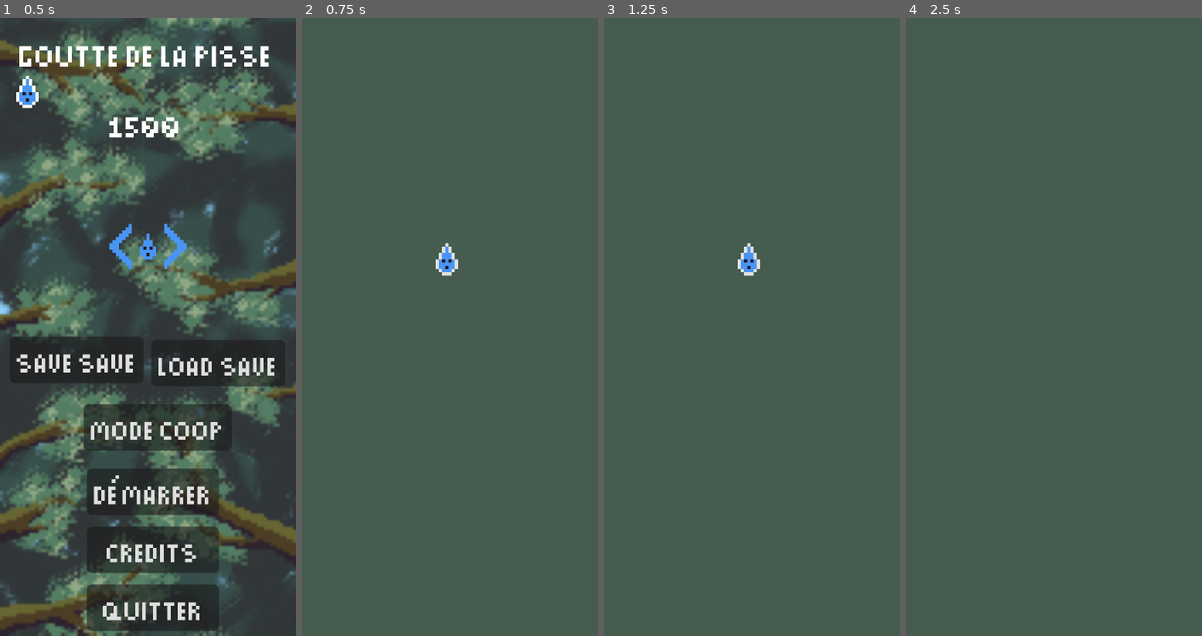
Above: before the commit, frames 1-4 (left to right).
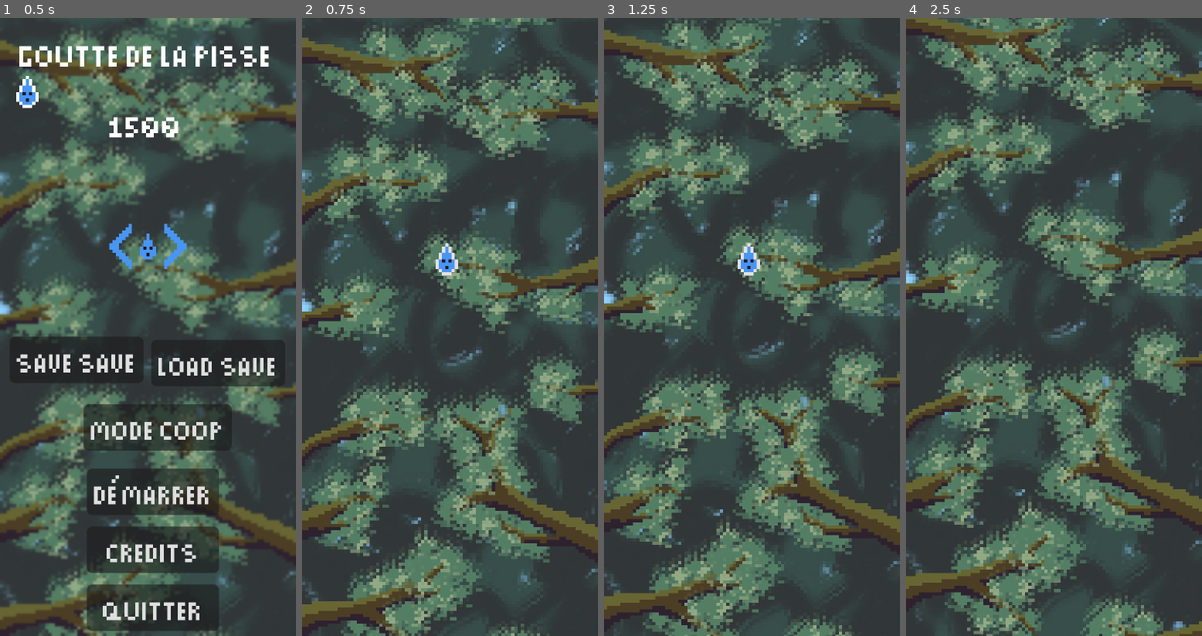
Above: after the commit, the same moments.

Repository: BrokHoly/gamejam_goutte
Game: Godot game, scene res://menu/menu.tscn
Two runs of this game, one before a commit and one after it. Both use one fixed random seed, a clock stepped at 60 frames per second and the inputs below.
Inputs:
- Up to frame 1 (0.5 s): no input
- Up to frame 2 (0.75 s): click "démarrer" at 0.5 s
- Up to frame 3 (1.25 s): no input
- Up to frame 4 (2.5 s): hold Right (move_right) 1.28-2.03 s; tap Q (toggle_ice) at 1.35 s; hold Down (move_down) from 2.03 s (still down); tap E (toggle_snow) at 2.1 s

Frame 1 is identical in both runs. In frame 2, 74% of the frame differs, in the area x 0-100%, y 0-100%; in frame 3, 74%; in frame 4, 75%.

Commit message:
Omg Paralax #Immersion

Diff:
--- a/levels/level_0.tscn
+++ b/levels/level_0.tscn
@@ -2,29 +2,19 @@
 
 [ext_resource type="Script" uid="uid://dgcafqukaoyo7" path="res://levels/level.gd" id="1_823pn"]
 [ext_resource type="PackedScene" uid="uid://oft3ky210837" path="res://player/drop.tscn" id="1_eus5j"]
+[ext_resource type="Texture2D" uid="uid://douqq14xebfhb" path="res://Assets/Sprites/Background/fond.png" id="3_iss0w"]
 
 [node name="Level0" type="Node2D" unique_id=1454019866]
 script = ExtResource("1_823pn")
 
-[node name="Container" type="Control" parent="." unique_id=919447046]
-custom_minimum_size = Vector2(92, 256)
-layout_mode = 3
-anchors_preset = 15
-anchor_right = 1.0
-anchor_bottom = 1.0
-offset_right = 92.0
-offset_bottom = 256.0
-grow_horizontal = 2
-grow_vertical = 2
+[node name="Parallax2D" type="Parallax2D" parent="." unique_id=1455350834]
+repeat_size = Vector2(0, 256)
+autoscroll = Vector2(0, -5)
+repeat_times = 2
 
-[node name="ColorRect" type="ColorRect" parent="Container" unique_id=1730286622]
-layout_mode = 1
-anchors_preset = 15
-anchor_right = 1.0
-anchor_bottom = 1.0
-grow_horizontal = 2
-grow_vertical = 2
-color = Color(0.2714229, 0.3612528, 0.30720705, 1)
+[node name="Sprite2D" type="Sprite2D" parent="Parallax2D" unique_id=1537877102]
+position = Vector2(46, 128)
+texture = ExtResource("3_iss0w")
 
 [node name="Drop" parent="." unique_id=1116228112 instance=ExtResource("1_eus5j")]
 position = Vector2(45, 76)
@@ -40,5 +30,3 @@
 
 [node name="RightAnchor" type="Marker2D" parent="ObstacleSpawner" unique_id=309987629]
 position = Vector2(92, 269)
-
-[node name="Parallax2D" type="Parallax2D" parent="." unique_id=1455350834]
Not shown, removed: Assets/UI/HP-1.png.import
